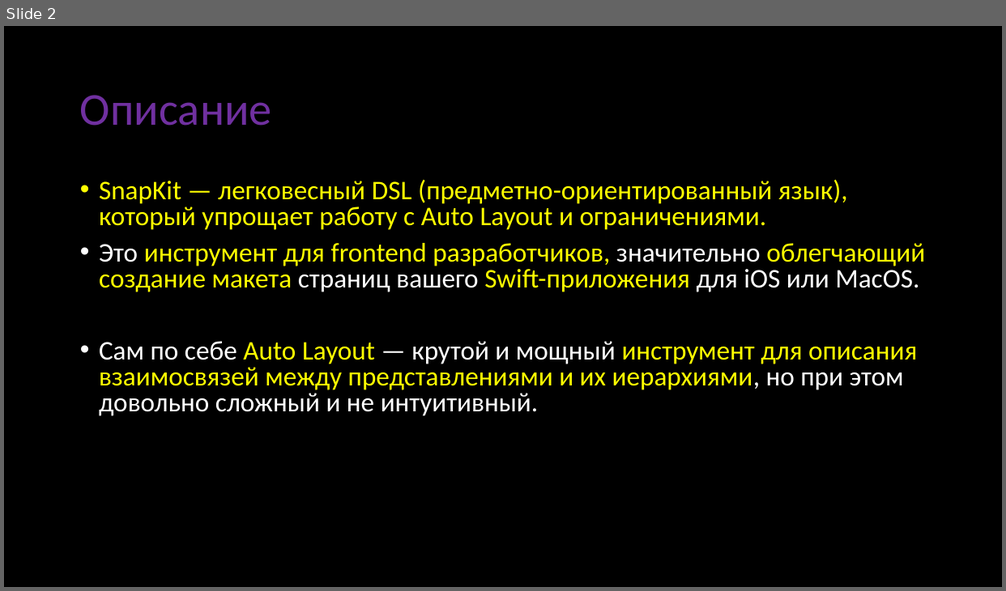
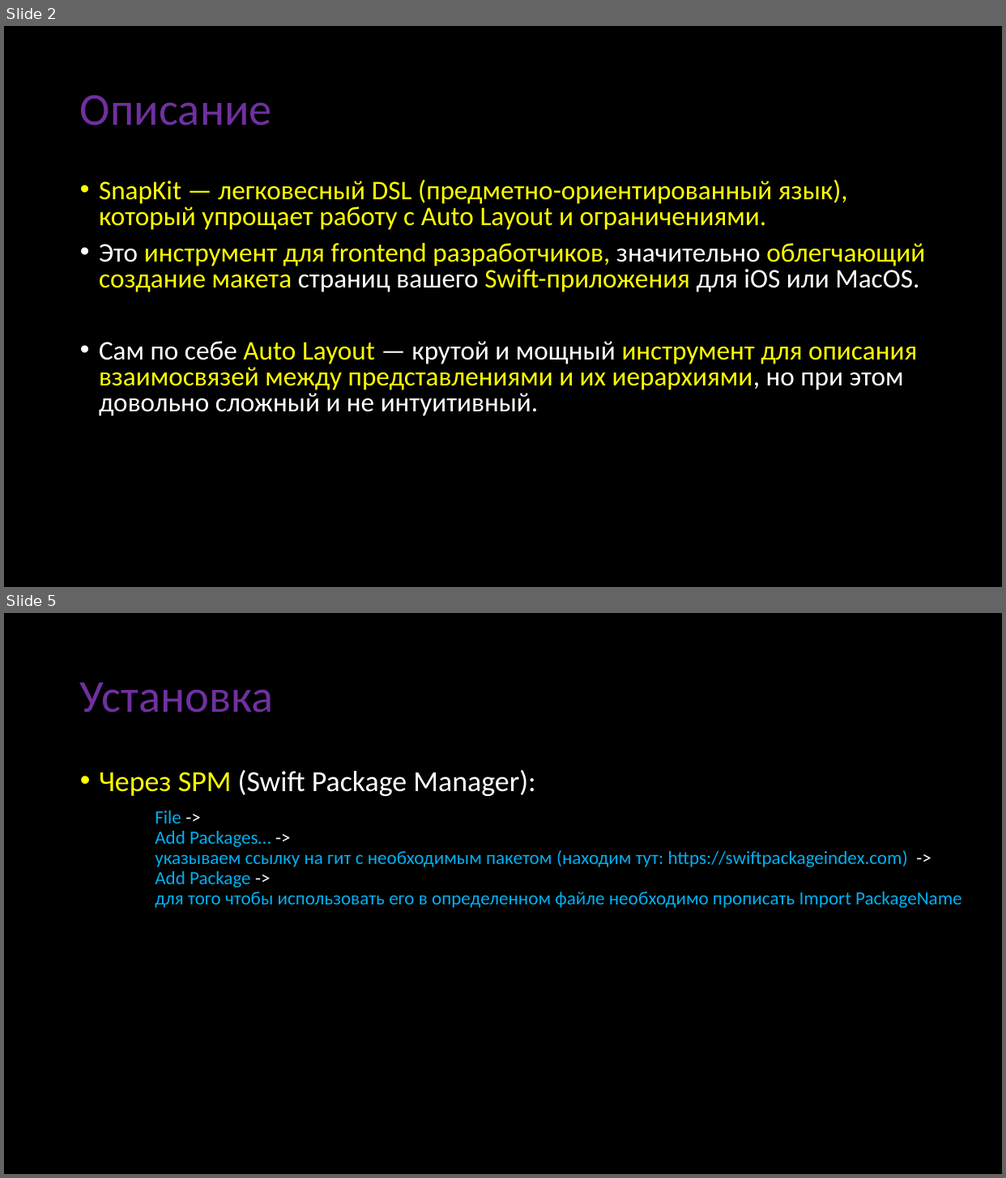
Before and after one commit to abrosov-sergey/HSE-KPV-IOS-2022-23, a slide deck: Presentation/SnapKit-30.09.2022/SnapKit-Abrosov.pptx. Shown one above the other, each under a label of ours: slide 2 before the commit, slides 2 and 5 after it; the slides between them are not shown. The pictures are 1006x591 and 1006x1178 pixels, drawn with LibreOffice and Linux fonts; fonts in the diff are those of the drawing. Boxes give left, top, right and bottom in pixels: in the first picture for what was removed or moved away, otherwise in the second. Text is boxed around its words. In the diff, an @@ line names an element or a change of style, - is before the commit and + after.

```diff
--- a/Presentation/SnapKit-30.09.2022/SnapKit-Abrosov.pptx
+++ b/Presentation/SnapKit-30.09.2022/SnapKit-Abrosov.pptx
@@ slide 5 added at (x1=4, y1=613, x2=1002, y2=1174), background #000000 @@
@@ title added at (x1=80, y1=683, x2=274, y2=713), 44 pt, text #7030A0 @@
+Установка
@@ text added at (x1=99, y1=770, x2=961, y2=908), 18 pt, text #00B0F0 @@
+• Через SPM (Swift Package Manager):
+File ->
+Add Packages… ->
+указываем ссылку на гит с необходимым пакетом (находим тут: https://swiftpackageindex.com) ->
+Add Package ->
+для того чтобы использовать его в определенном файле необходимо прописать Import PackageName
```
Also in this commit, not shown: 2 other slides added, 1 slide removed, 1 other file.
